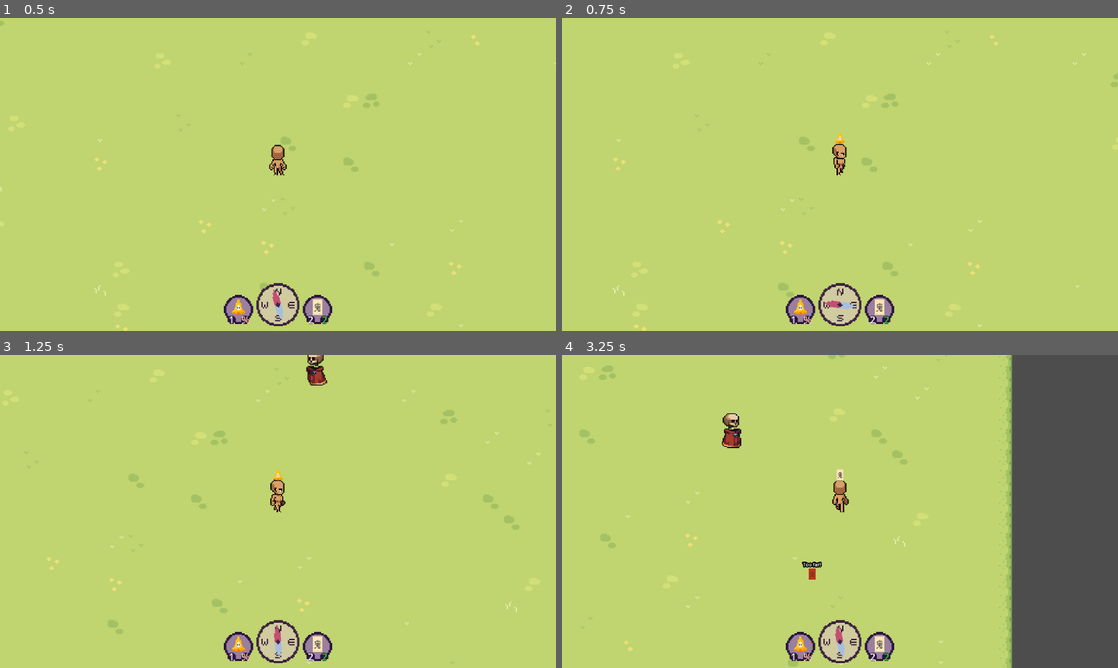
Above: before the commit, frames 1-4 (two rows, left to right).
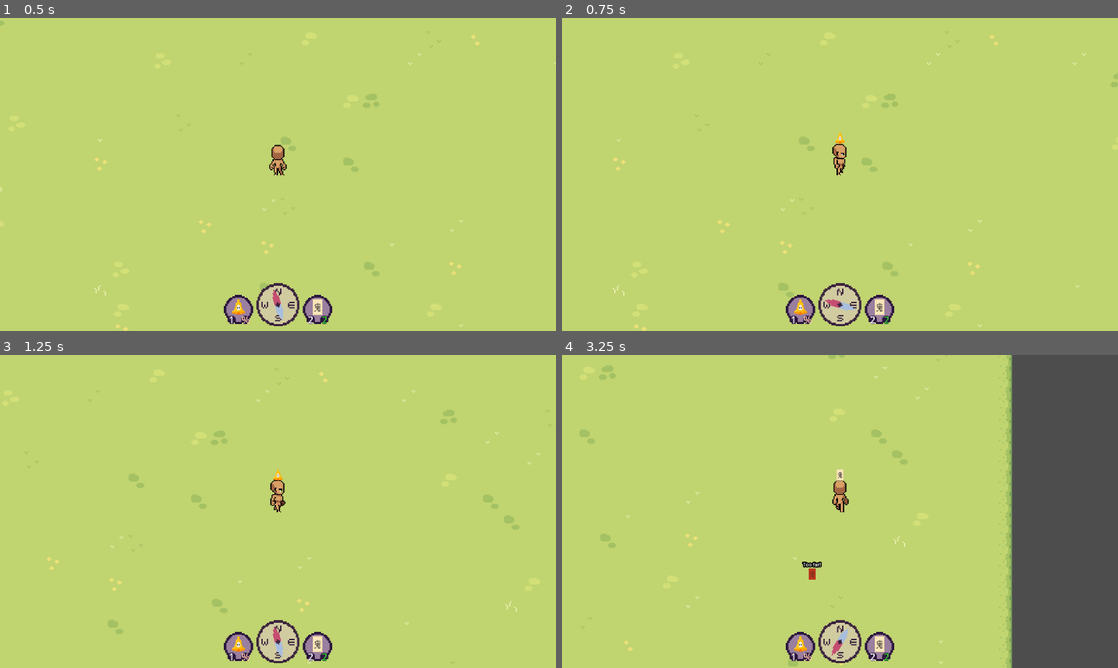
Above: after the commit, the same moments.

Repository: FennecKii/Pixel-Game-Jam-2025
Game: Godot game, scene res://Maps/Map 1/map_1.tscn
The game is run twice, just before and just after one commit, with the same random seed, the same clock (stepped at 60 frames per second) and the same inputs.
Inputs (mouse positions are in pixels of both pictures, inside the frame that each line leads up to):
- Up to frame 1 (0.5 s): no input
- Up to frame 2 (0.75 s): hold D (Right) from 0.53 s (still down); tap 1 (Equip Bell) at 0.6 s
- Up to frame 3 (1.25 s): keep holding D (Right)
- Up to frame 4 (3.25 s): move the mouse to (728, 527) at 1.27 s; release D (Right) at 1.28 s; hold S (Down) 1.28-2.03 s; tap 2 (Equip Ofuda) at 1.35 s; move the mouse to (895, 442) at 2.02 s; hold D (Right) 2.03-2.78 s; tap E (Interact) at 2.1 s; move the mouse to (812, 574) at 2.77 s; hold W (Up) from 2.78 s (still down); click (812, 574) at 2.85 s

Frame 1 is identical in both runs. In frame 2, less than 0.1% of the frame differs, in the area x 47-53%, y 89-94%; in frame 3, 0.3%; in frame 4, 0.5%, in the area x 28-52%, y 18-97%.

Commit message:
ghost chase false

Diff:
--- a/Ghosts/Yuki-Onna/yuki_onna.gd
+++ b/Ghosts/Yuki-Onna/yuki_onna.gd
@@ -6,7 +6,7 @@
 var SPEED: float = 9750
 var previous_velocity: Vector2
 var dead: bool = false
-var chasing: bool = true
+var chasing: bool = false
 var direction: Vector2
 
 func _process(_delta: float) -> void:
